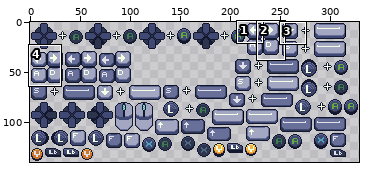
One commit to this sprite sheet: saraqael/assets/spritesheets/all_btn.png. Above, an overview of the earlier version with the close-up marked.
Close-up. First the earlier version:
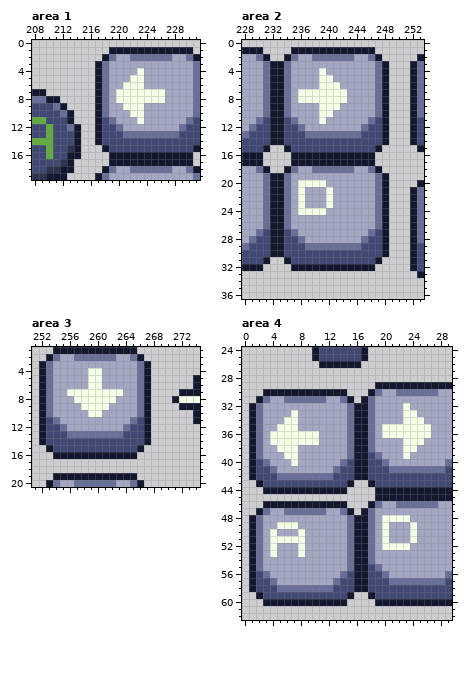
The file is 330x124 pixels. Shown: area 1: x 208..231, y 0..19; area 2: x 228..253, y 0..36; area 3: x 251..274, y 1..20; area 4: x 0..29, y 24..62. The old version is drawn lined up with the new one. The commit also changed other parts of the picture, which this record leaves out.
After:
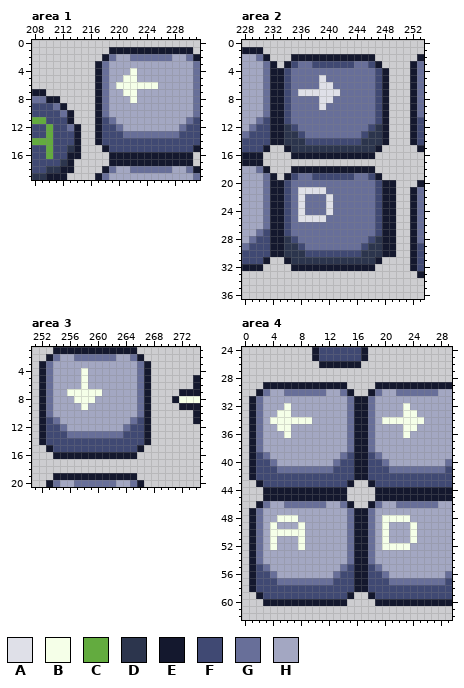
Palette (. is transparent): A #dfe0e8  B #f5ffe8  C #63ab3f  D #2c354d  E #14182e  F #404973  G #686f99  H #a3a7c2
The exact change:
canvas 330x124 -> 329x140; drawings rearranged on the sheet (the old picture shows each at its new place)
Changed rows in their new state; - is an unchanged pixel.
Area 1:
first column x 220:
 4 --BH---
 5 -B-H---
 6 B---BB-
 7 H--HHHH
 8 HH-HHHH
 9 -HHH---
10 --HH---
11 ---H---
Area 2:
first column x 233:
 1 --............---
 2 -.EEEEEEEEEEEE.--
 3 .EFGGFFFFFFGGFE.-
 4 -FGGGGGGGGGGGGF--
 5 -FGGGGAGGGGGGGF--
 6 -FGGGGAAGGGGGGF--
 7 -FGAAAAAAGGGGGF--
 8 -FGGGGAAGGGGGGF--
 9 -FGGGGAGGGGGGGF--
10 -FGGGGGGGGGGGGF--
11 ---GGGGGGGGGG----
12 -D--GGGGGGGG--D--
13 -DD----------DD--
14 -DDD--------DDD--
15 --DDDDDDDDDDDD---
17 --............---
18 -.EEEEEEEEEEEE.--
19 .EFGGFFFFFFGGFE.-
20 -FGGGGGGGGGGGGF-E
21 -FGAAAAGGGGGGGF-E
22 -FGAGGGAGGGGGGF-E
23 -FGAGGGAGGGGGGF-E
24 -FGAGGGAGGGGGGF-E
25 -FGAAAAGGGGGGGF-E
26 -FGGGGGGGGGGGGF-E
27 ---GGGGGGGGGG---E
28 -D--GGGGGGGG--D-E
29 -DD----------DD-E
30 -DDD--------DDD-E
31 --DDDDDDDDDDDD---
Area 3:
first column x 258:
 4 BHH---
 5 BHH---
 6 BHH---
 7 ---HHH
 8 --HHH-
 9 -HHH--
10 -HH---
Area 4:
first column x 1:
29 --EEEEEEEEEEEE------------
30 -EGHHGGGGGGHHGE-----------
31 EGH--HHHHHH--HGE----------
32 -----B--------------------
33 ----BBH-------------------
34 ---BB--BB----------BBB----
35 ------H------------HHH--HH
36 ---HH-HHHH---------HHH-HHH
37 ---HHHHHHH------------HHH-
38 ----HHH---------------HH--
39 -FG--HH------GF-------H---
40 --FG--H-----GF------------
41 ---FGGGGGGGGF-------------
42 ----FFFFFFFF--------------
45 --EEEEEEEEEEEE------------
46 -EGHHGGGGGGHHGE-----------
47 EGH--HHHHHH--HGE----------
48 ----BBB-------------------
49 ---BHHHB------------------
50 ----BBB-------------------
51 ----HHH-------------------
53 ---H---H------------------
55 -FG----------GF-----------
56 --FG--------GF------------
57 ---FGGGGGGGGF-------------
58 ----FFFFFFFF--------------
